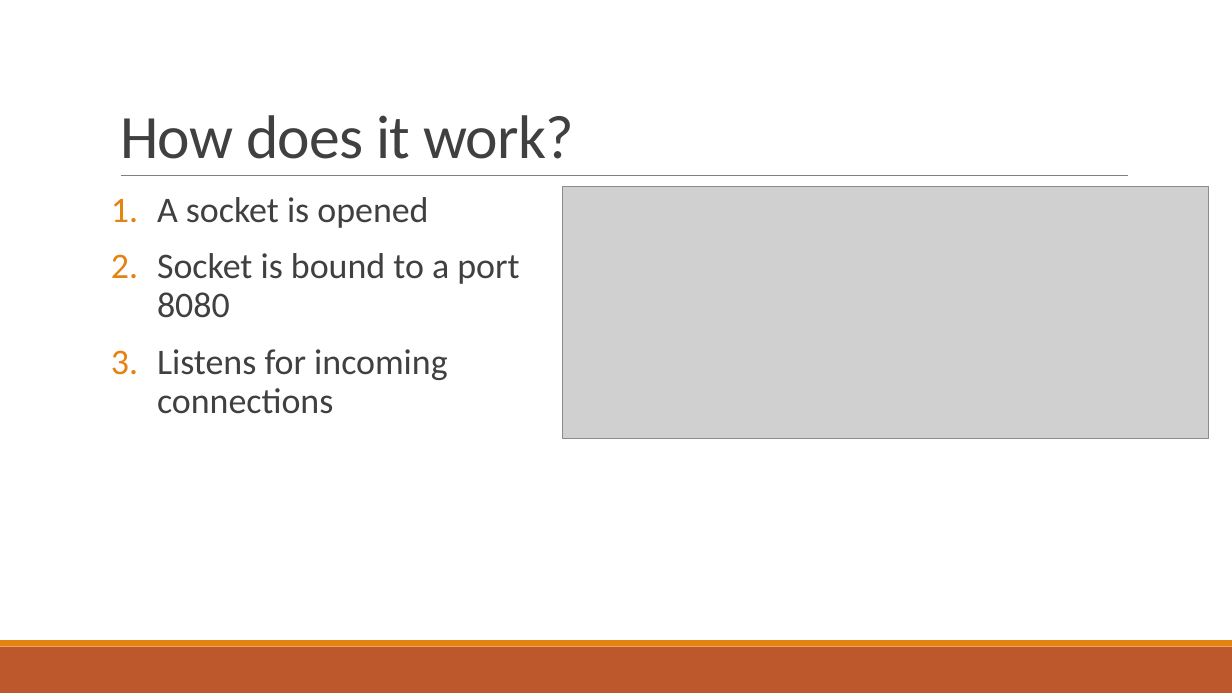
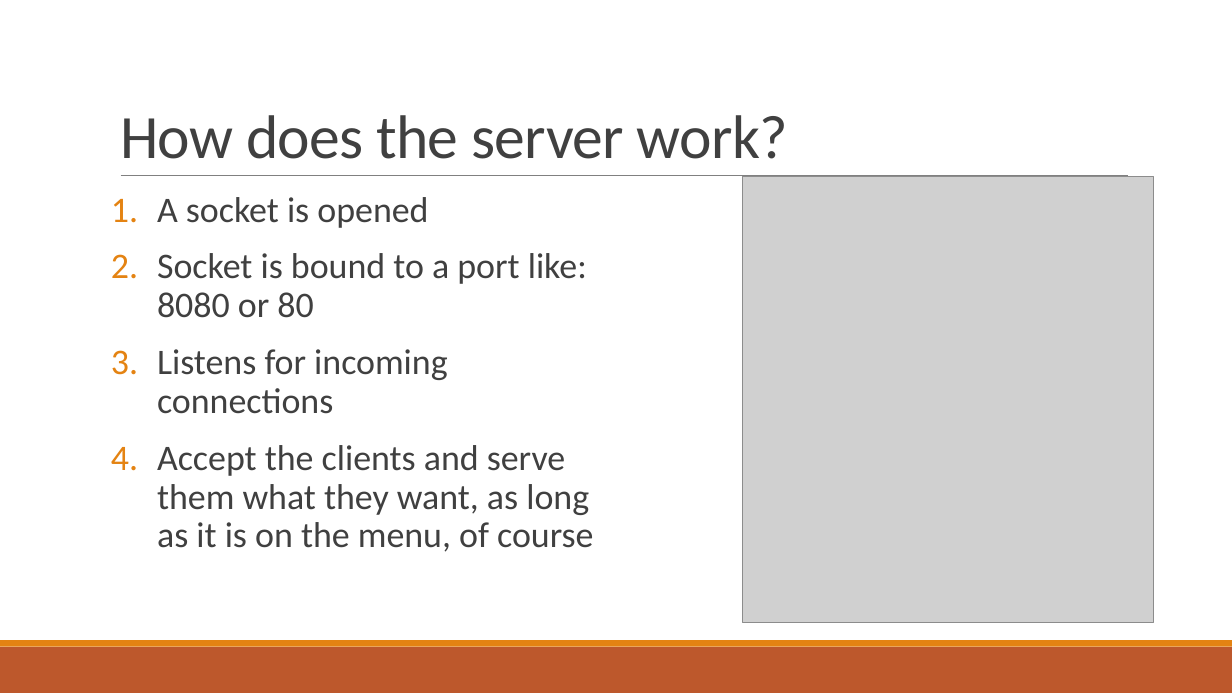
Before and after one commit to marcutudor79/http-server-static, a slide deck: slide 4 of docs/presentation.pptx (slide 3 before the commit). Drawn at 1232x693 pixels with LibreOffice and Linux fonts; fonts in the diff are those of the drawing; grey boxes stand for pictures. Boxes give left, top, right and bottom in pixels: in the first picture for what was removed or moved away, otherwise in the second. Text is boxed around its words. In the diff, an @@ line names an element or a change of style, - is before the commit and + after.

Commit message:
Update presentation and move port to 8080

```diff
--- a/docs/presentation.pptx
+++ b/docs/presentation.pptx
@@ title at [120,115,788,159]: text changed @@
-How does it work?
+How does the server work?
@@ picture added at [743,177,1153,623] @@
@@ picture removed at [563,187,1209,438] @@
@@ text at [157,253,587,318]: text changed @@
-2. Socket is bound to a port 8080
+2. Socket is bound to a port like: 8080 or 80
@@ text at [157,445,593,552]: paragraph added @@
+4. Accept the clients and serve them what they want, as long as it is on the menu, of course
```
Also in this commit, not shown: 4 other slides changed, 2 slides added, 1 slide removed, 1 other file.
